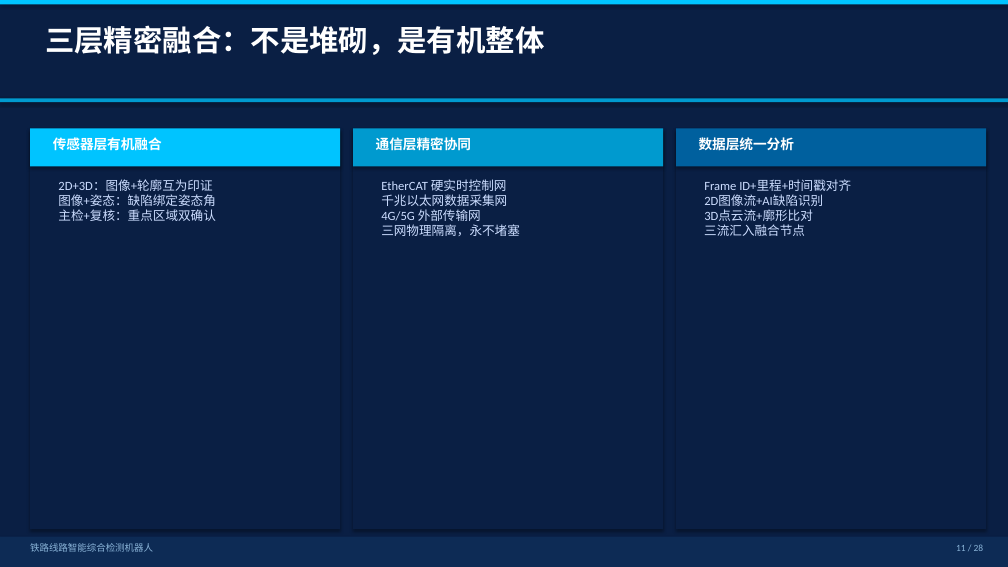
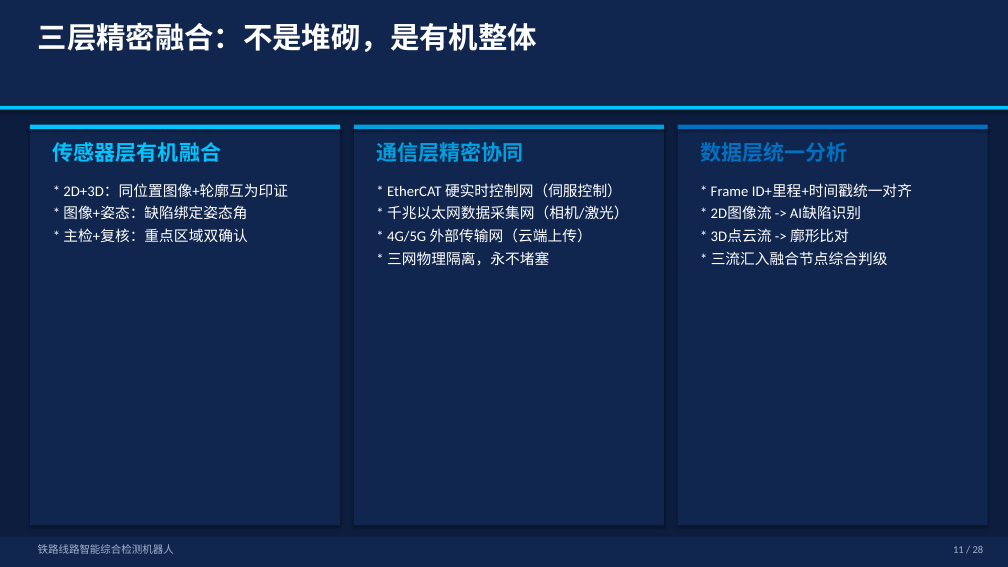
Before and after one commit to gao66683366-lab/workspace, a slide deck: slide 10 of 铁路线路智能综合检测机器人/20260306_技术文档/铁路线路智能综合检测机器人_技术汇报.pptx (slide 11 before the commit). Drawn at 1008x567 pixels with LibreOffice and Linux fonts; fonts in the diff are those of the drawing. Boxes give left, top, right and bottom in pixels: in the first picture for what was removed or moved away, otherwise in the second. Text is boxed around its words. In the diff, an @@ line names an element or a change of style, - is before the commit and + after.

```diff
--- a/铁路线路智能综合检测机器人/20260306_技术文档/铁路线路智能综合检测机器人_技术汇报.pptx
+++ b/铁路线路智能综合检测机器人/20260306_技术文档/铁路线路智能综合检测机器人_技术汇报.pptx
@@ rectangle at (0, 0, 1008, 567): fill #0A1F44 to #0C1D3E @@
@@ rectangle: place and size @@
-rectangle at (0, 0, 1008, 5)
+rectangle at (0, 0, 1008, 106)
@@ rectangle at (0, 0, 1008, 106): fill #00C4FF to #11264E @@
@@ text "三层精密融合：不是堆砌，是有机整体": place and size @@
-text "三层精密融合：不是堆砌，是有机整体" at (45, 25, 544, 55)
+text "三层精密融合：不是堆砌，是有机整体" at (38, 22, 537, 52)
@@ rectangle: place and size @@
-rectangle at (0, 98, 1008, 102)
+rectangle at (0, 106, 1008, 110)
@@ rectangle at (0, 106, 1008, 110): fill #009ACF to #00C4FF @@
@@ rectangle: place and size @@
-rectangle at (30, 129, 340, 166)
+rectangle at (30, 125, 340, 129)
@@ text "传感器层有机融合" at (53, 142, 221, 162): size 13 to 20 pt, text colour #FFFFFF to #00C4FF @@
@@ rectangle: place and size @@
-rectangle at (353, 129, 663, 166)
+rectangle at (354, 125, 664, 129)
@@ rectangle at (354, 125, 664, 129): fill #009ACF to #00A0E0 @@
@@ text "通信层精密协同" at (376, 142, 523, 162): size 13 to 20 pt, text colour #FFFFFF to #00A0E0 @@
@@ 3 rectangles: place and size @@
-3 rectangles at (30, 129, 986, 529)
+3 rectangles at (30, 125, 988, 526)
@@ fill #0A1F44 to #11264E in 3 elements at (30, 125, 340, 526), (354, 125, 664, 526), (678, 125, 988, 526) @@
@@ rectangle: place and size @@
-rectangle at (676, 129, 986, 166)
+rectangle at (678, 125, 988, 129)
@@ rectangle at (678, 125, 988, 129): fill #00609E to #0070C0 @@
@@ text "数据层统一分析" at (700, 142, 847, 162): size 13 to 20 pt, text colour #FFFFFF to #0070C0 @@
@@ text at (63, 183, 288, 242): text changed; size 12 to 14 pt; text colour #CCDDFF to #FFFFFF @@
-2D+3D：图像+轮廓互为印证
-图像+姿态：缺陷绑定姿态角
-主检+复核：重点区域双确认
+* 2D+3D：同位置图像+轮廓互为印证
+* 图像+姿态：缺陷绑定姿态角
+* 主检+复核：重点区域双确认
@@ text at (387, 183, 629, 266): text changed; size 12 to 14 pt; text colour #CCDDFF to #FFFFFF @@
-EtherCAT 硬实时控制网
-千兆以太网数据采集网
-4G/5G 外部传输网
-三网物理隔离，永不堵塞
+* EtherCAT 硬实时控制网（伺服控制）
+* 千兆以太网数据采集网（相机/激光）
+* 4G/5G 外部传输网（云端上传）
+* 三网物理隔离，永不堵塞
@@ text at (711, 183, 912, 265): text changed; size 12 to 14 pt; text colour #CCDDFF to #FFFFFF @@
-Frame ID+里程+时间戳对齐
-2D图像流+AI缺陷识别
-3D点云流+廓形比对
-三流汇入融合节点
+* Frame ID+里程+时间戳统一对齐
+* 2D图像流 -> AI缺陷识别
+* 3D点云流 -> 廓形比对
+* 三流汇入融合节点综合判级
@@ rectangle at (0, 537, 1008, 567): fill #0D2B55 to #11264E @@
@@ text "铁路线路智能综合检测机器人" at (38, 544, 174, 554): size 9 to 10 pt, text colour #8AB4D8 to #A0B4CC @@
@@ text "铁路线路智能综合检测机器人": place and size @@
-text "铁路线路智能综合检测机器人" at (30, 543, 153, 552)
+text "铁路线路智能综合检测机器人" at (38, 544, 174, 554)
@@ text "11 / 28" at (953, 546, 984, 553): size 9 to 10 pt, text colour #8AB4D8 to #A0B4CC @@
```
Also in this commit, not shown: 27 other slides changed, 3 slides removed.
